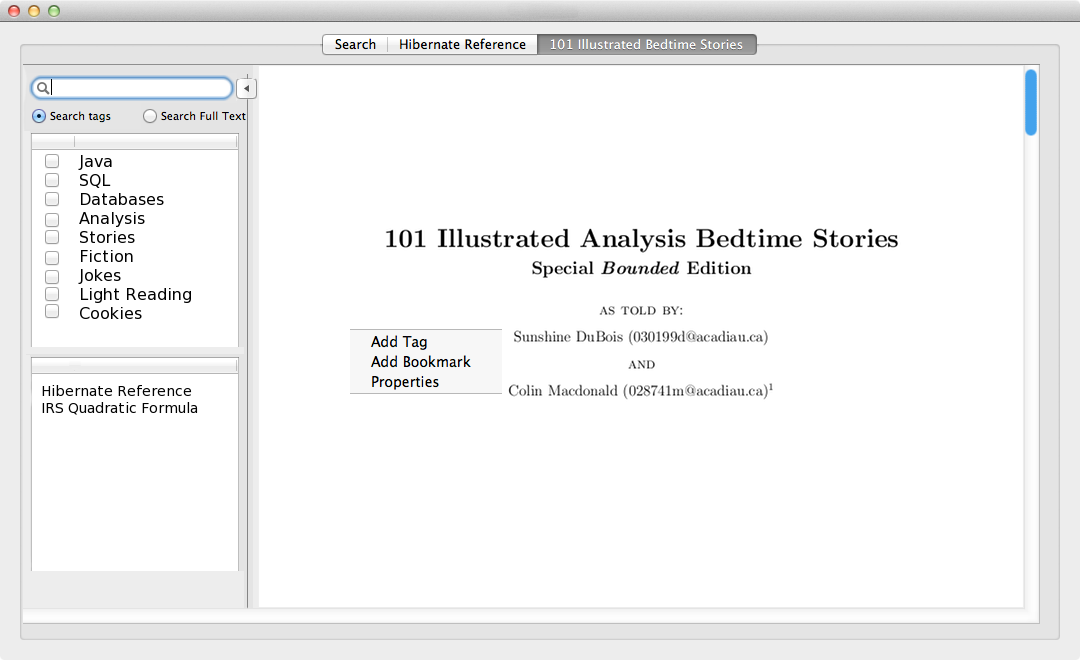
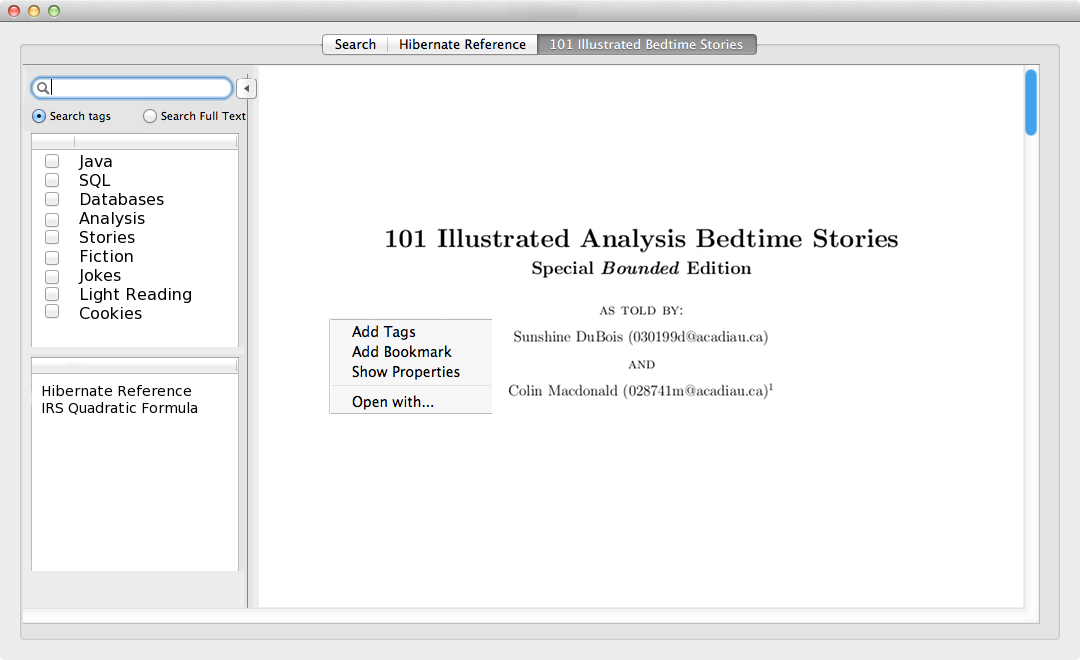
Layers edited between the first and the second 1080px x 660px image:
renamed "Screen Shot 2011-09-28 at 8.19.11 PM.png copy" to "Screen Shot 2011-10-14 at 6.41.50 PM.png", painted on it over box(329, 318, 502, 414)
